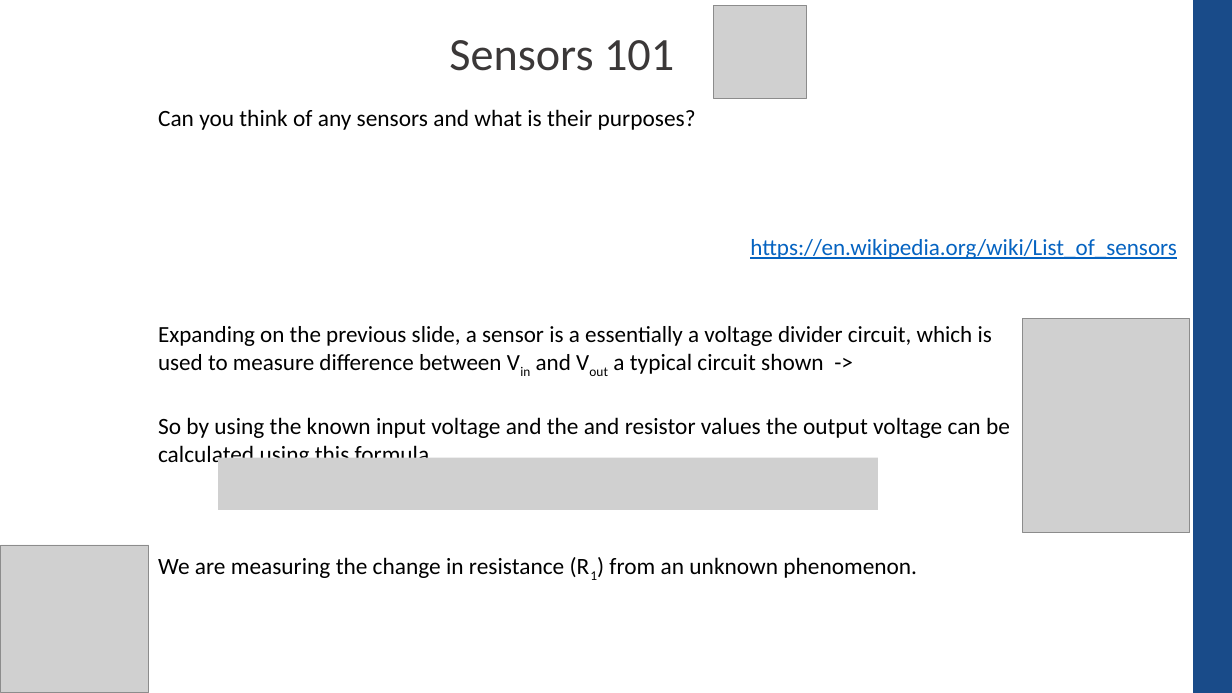
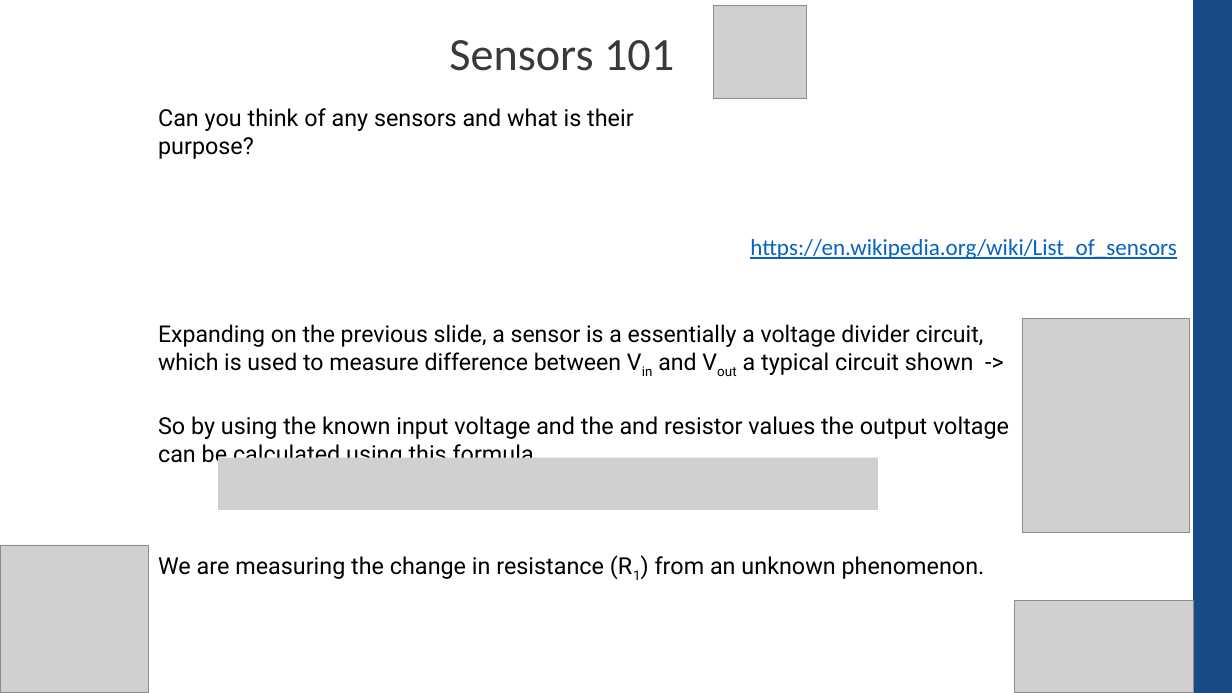
Before and after one commit to CompEng0001/IoT-and-Our-Schools-Environments-for-Education, a slide deck: slide 4 of Lessons/Introduction.pptx. Drawn at 1232x693 pixels with LibreOffice and Linux fonts; fonts in the diff are those of the drawing; grey boxes stand for pictures. Boxes give left, top, right and bottom in pixels: in the first picture for what was removed or moved away, otherwise in the second. Text is boxed around its words. In the diff, an @@ line names an element or a change of style, - is before the commit and + after.

```diff
--- a/Lessons/Introduction.pptx
+++ b/Lessons/Introduction.pptx
@@ text at (158,108,633,159): text changed; font Calibri to Roboto @@
-Can you think of any sensors and what is their purposes?
+Can you think of any sensors and what is their purpose?
@@ text "Expanding on the previous slide, ..." at (158,324,1009,579): font Calibri to Roboto @@
@@ picture added at (1015,601,1194,693) @@
```
Also in this commit, not shown: 3 other slides changed, 3 slides added, 11 other files.
